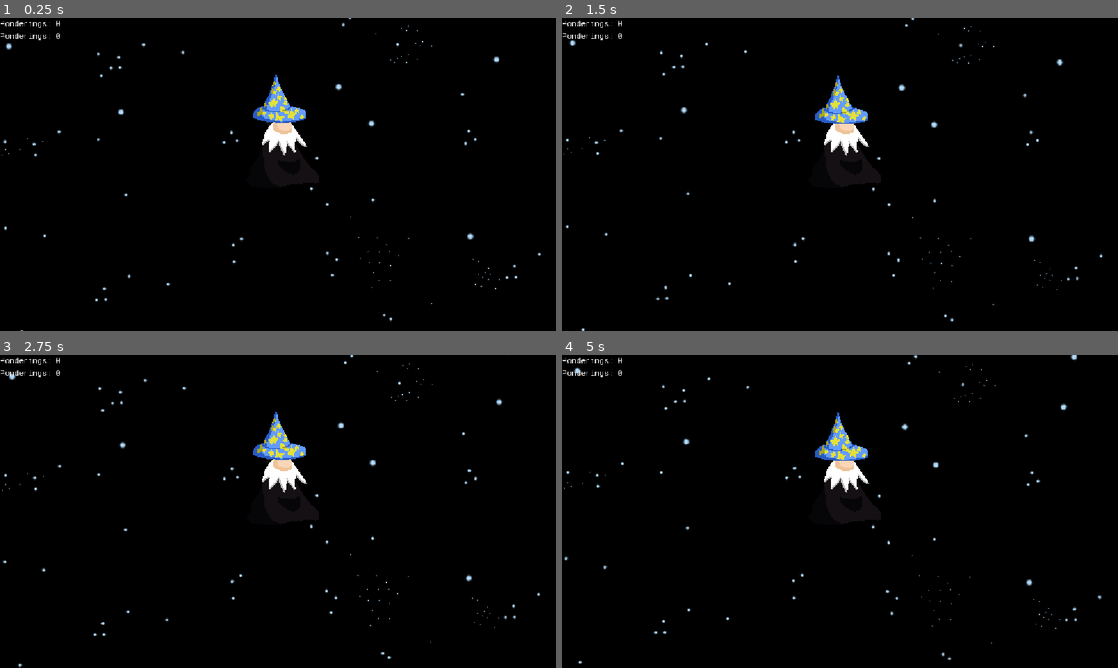
Above: before the commit, frames 1-4 (two rows, left to right).
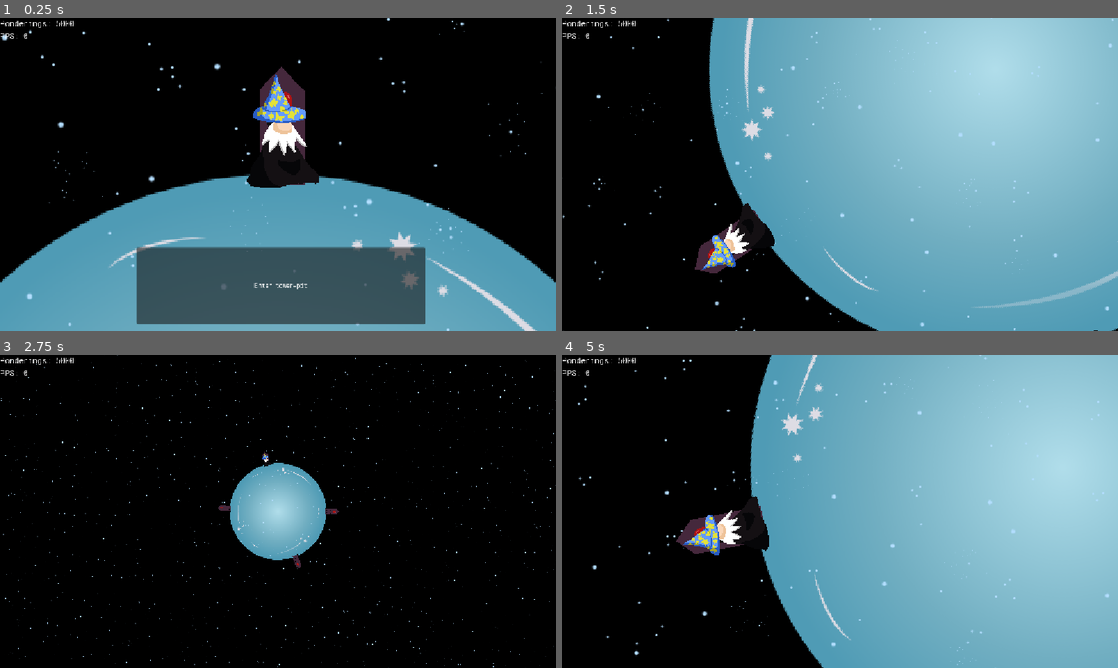
Above: after the commit, the same moments.

Repository: dragonsploder/rollfate
Game: Godot game, scene res://scenes/main.tscn
The game is run twice, just before and just after one commit, with the same random seed, the same clock (stepped at 60 frames per second) and the same inputs.
Inputs:
- Up to frame 1 (0.25 s): no input
- Up to frame 2 (1.5 s): tap Z (a) at 0.6 s; tap X (b) at 0.8, 1.35 s
- Up to frame 3 (2.75 s): tap Left (l) at 1.55 s; hold Left (l) from 2.03 s (still down); tap Right (r) at 2.3 s
- Up to frame 4 (5 s): release Left (l) at 2.78 s; tap Right (r) at 2.85 s; tap Z (a) at 3.05, 3.6 s; tap X (b) at 3.8, 4.35 s; tap Left (l) at 4.55 s

The runs differ from the first frame. In frame 1, 40% of the frame differs, in the area x 0-100%, y 0-100%; in frame 2, 67%; in frame 3, 6.0%; in frame 4, 64%.
Error before the commit: Parse Error: Could not preload resource file "uid://bo1gnnd1wid0e". (res://scripts/main.gd:16)

Commit message:
andrew but why

Diff:
--- a/scenes/planet.tscn
+++ b/scenes/planet.tscn
@@ -1,7 +1,7 @@
 [gd_scene format=3 uid="uid://bo1gnnd1wid0e"]
 
 [ext_resource type="Script" uid="uid://dtjkhfd34aps5" path="res://scripts/planet.gd" id="1_h8ms6"]
-[ext_resource type="Texture2D" uid="uid://cj71oicrt7146" path="res://assets/textures/Basic_Orb.png" id="2_ggt7d"]
+[ext_resource type="Texture2D" uid="uid://38tnvofot3fn" path="res://assets/textures/Orb.svg" id="2_ggt7d"]
 [ext_resource type="Texture2D" uid="uid://celoiselrb7s0" path="res://assets/textures/Wiz2_idle_red.png" id="3_ggt7d"]
 
 [sub_resource type="AtlasTexture" id="AtlasTexture_0k1rn"]
@@ -39,16 +39,15 @@
 "name": &"default",
 "speed": 5.0
 }]
-[ext_resource type="Texture2D" uid="uid://38tnvofot3fn" path="res://assets/textures/Orb.svg" id="2_h8ms6"]
 
 [node name="Planet" type="Node2D" unique_id=1536973785]
 script = ExtResource("1_h8ms6")
 
 [node name="PlanetSprite" type="Sprite2D" parent="." unique_id=634747872]
-texture = ExtResource("2_h8ms6")
+texture = ExtResource("2_ggt7d")
 
 [node name="Marker2D" type="Marker2D" parent="." unique_id=90606355]
-position = Vector2(225, 0)
+position = Vector2(256, 0)
 
 [node name="PonderRings" type="Node" parent="." unique_id=260711504]
 
--- a/scripts/planet.gd
+++ b/scripts/planet.gd
@@ -12,6 +12,7 @@
 var this_planet_scale = Vector2(1.0,1.0)
 
 const BOLT = preload("uid://c2me2k2weof5b")
+const ARCH_ORB = preload("uid://bnomjs570alyk")
 
 func set_start() -> void:
 	self.position =  Vector2.from_angle(income_angle) * main_manager.get_planet_scale() * 8
@@ -21,6 +22,7 @@
 
 	if not is_player:
 		radius_mod += randf_range(-0.3, -0.1)
+		$PlanetSprite.texture = ARCH_ORB
 
 
 	this_planet_scale = main_manager.get_planet_scale() * radius_mod
Binary file added: assets/textures/Wiz2_idle_yellow.png
Not shown, added: assets/textures/Wiz2_idle_yellow.png.import
